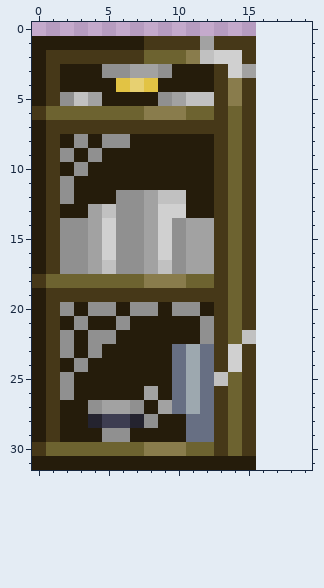
Edited in one commit: pixel-art sprite (objects/webber/webberbookcase1/webberbookcase.png). Above, as it was before the edit.
The file is 16x32 pixels. The old version is drawn lined up with the new one, on the new canvas.
The same view after the edit:
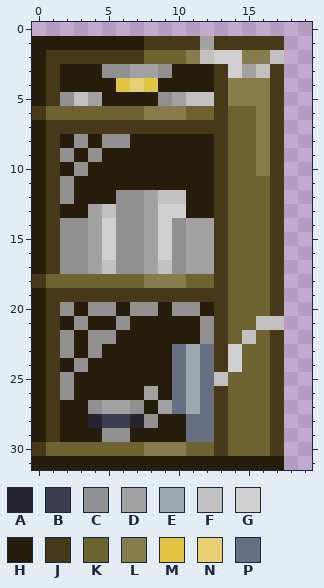
Palette (. is transparent): A #24232f  B #3d3d51  C #909090  D #a2a2a2  E #9da8af  F #c1c1c1  G #d0d0d0  H #251c0b  J #463818  K #6d6330  L #897c4c  M #e2c344  N #e7d071  P #676f83
Changes in this commit:
{"change": "canvas 16x32 -> 20x32"}
{"y":1,"x":16,"old":"..","new":"JJ"}
{"y":2,"x":15,"old":"J..","new":"LLF"}
{"y":3,"x":16,"old":"..","new":"FJ"}
{"y":4,"x":15,"old":"J..","new":"LLJ"}
{"y":5,"x":15,"old":"J..","new":"LLJ"}
{"y":6,"x":15,"old":"J..","new":"KLJ"}
{"y":7,"x":15,"old":"J..","new":"KLJ"}
{"y":8,"x":15,"old":"J..","new":"KLJ"}
{"y":9,"x":15,"old":"J..","new":"KLJ"}
{"y":10,"x":15,"old":"J..","new":"KLJ"}
{"y":11,"x":15,"old":"J..","new":"KKJ"}
{"y":12,"x":15,"old":"J..","new":"KKJ"}
{"y":13,"x":15,"old":"J..","new":"KKJ"}
{"y":14,"x":15,"old":"J..","new":"KKJ"}
{"y":15,"x":15,"old":"J..","new":"KKJ"}
{"y":16,"x":15,"old":"J..","new":"KKJ"}
{"y":17,"x":15,"old":"J..","new":"KKJ"}
{"y":18,"x":15,"old":"J..","new":"KKJ"}
{"y":19,"x":15,"old":"J..","new":"KKJ"}
{"y":20,"x":15,"old":"J..","new":"KKJ"}
{"y":21,"x":15,"old":"J..","new":"KFF"}
{"y":22,"x":16,"old":"..","new":"KJ"}
{"y":23,"x":15,"old":"J..","new":"KKJ"}
{"y":24,"x":15,"old":"J..","new":"KKJ"}
{"y":25,"x":15,"old":"J..","new":"KKJ"}
{"y":26,"x":15,"old":"J..","new":"KKJ"}
{"y":27,"x":15,"old":"J..","new":"KKJ"}
{"y":28,"x":15,"old":"J..","new":"KKJ"}
{"y":29,"x":15,"old":"J..","new":"KKJ"}
{"y":30,"x":15,"old":"J..","new":"KKJ"}
{"y":31,"x":16,"old":"..","new":"HH"}
{"label":"changed","picture_box":[242,36,284,470]}
